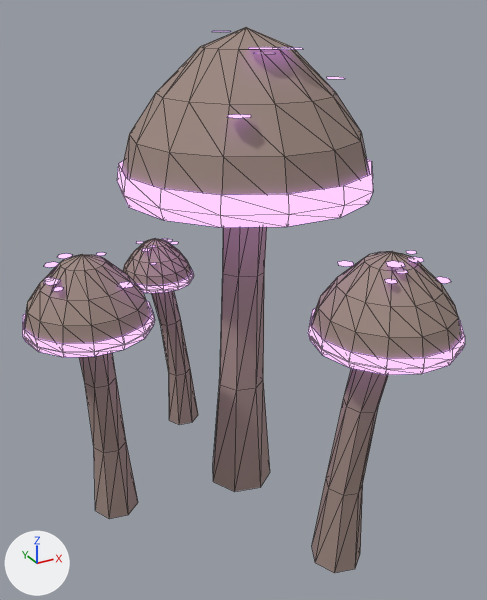
What one commit did to the Blender file assets/models/glowing_mushroom/blender/cap_v02.blend.
Before and after are seen from a 50 mm camera at (-1.49, -2.74, 2.44) aimed at (-0.06, -0.15, 1.14). The lights are fixed; the arrows at lower left show +X, +Y and +Z. The first picture is the older version. Mesh edges are drawn as thin lines.

The first picture shows 'mushroom_cap_flesh_nocol', 'mushroom_cap_glow_nocol'.
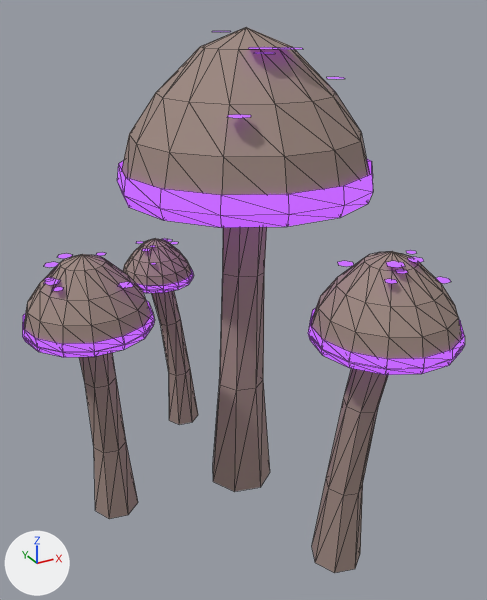
Location of each change, [x1, y1, x2, y2] in pixels of the pictures (487 x 600 px):
'mushroom_cap_glow_nocol', recoloured, surface changed: [22, 31, 465, 375] in both

The edits, one by one:
In material 'MushroomGlow_cap_v02' (mat_mushroomglow_cap_v02), emission_color goes from (0.64, 0.34, 1.0) (purple #d19eff) to (0.518, 0.0942, 0.942) (purple #bf57f8).
In material 'MushroomGlow_cap_v02' (mat_mushroomglow_cap_v02), emission_strength goes from 1.71 to 1.0.
